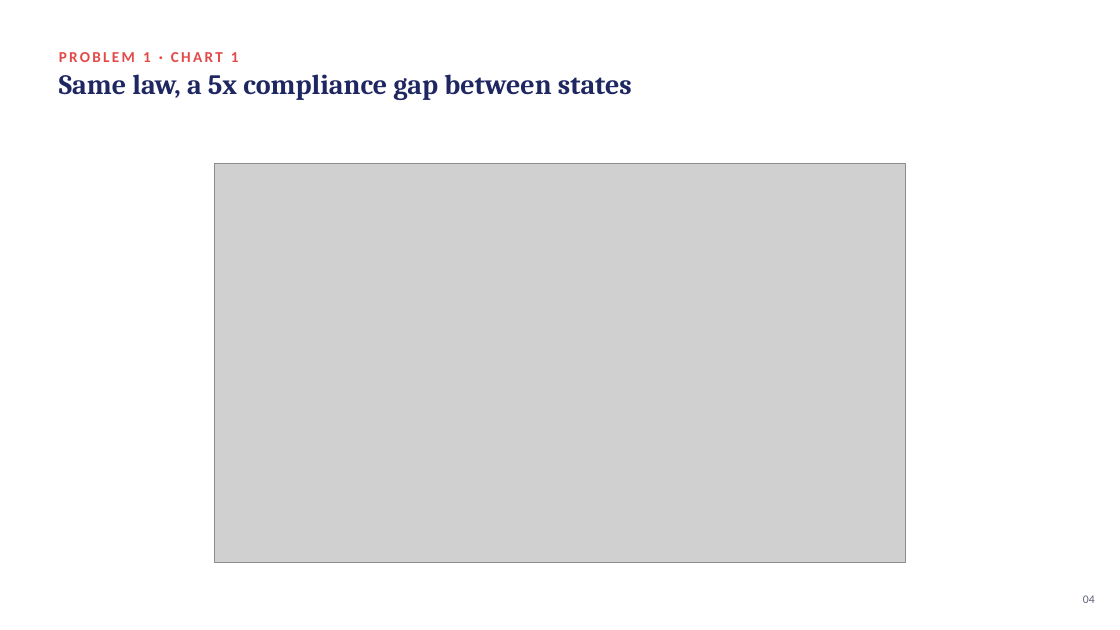
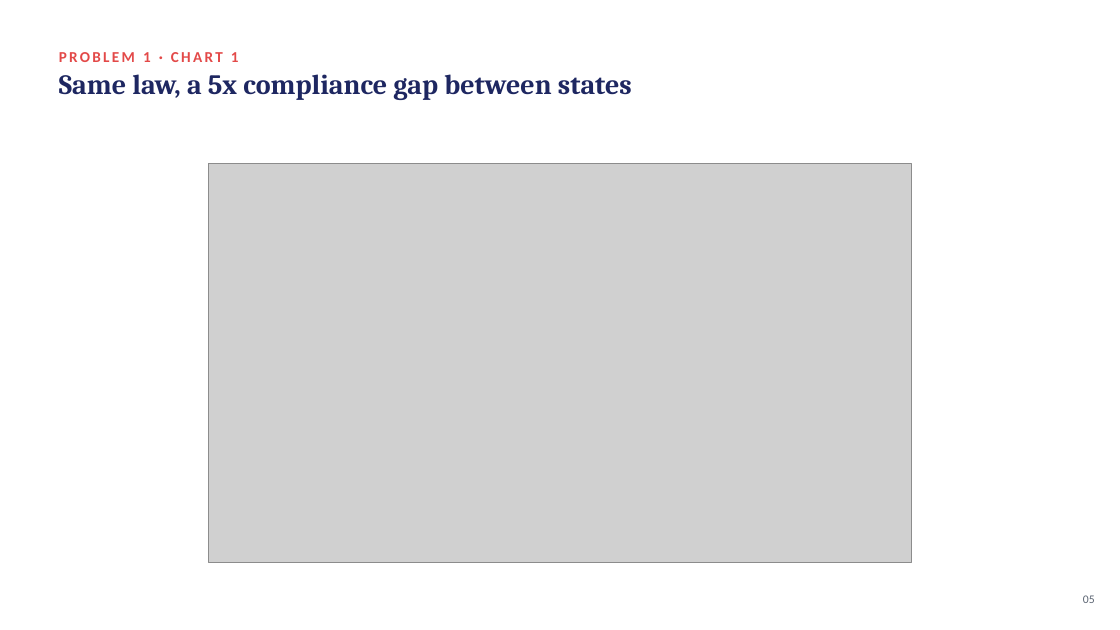
Before and after one commit to martvanhoorn2003-svg/Mart, a slide deck: slide 5 of ACECQA_Presentation.pptx (slide 4 before the commit). Drawn at 1120x630 pixels with LibreOffice and Linux fonts; fonts in the diff are those of the drawing; grey boxes stand for pictures. Boxes give left, top, right and bottom in pixels: in the first picture for what was removed or moved away, otherwise in the second. Text is boxed around its words. In the diff, an @@ line names an element or a change of style, - is before the commit and + after.

```diff
--- a/ACECQA_Presentation.pptx
+++ b/ACECQA_Presentation.pptx
@@ picture: place and size @@
-picture at <box>215,164,906,563</box>
+picture at <box>209,164,912,563</box>
@@ text at <box>1083,595,1095,603</box>: text changed @@
-04
+05
```
Also in this commit, not shown: 16 other slides changed, 1 slide added.
